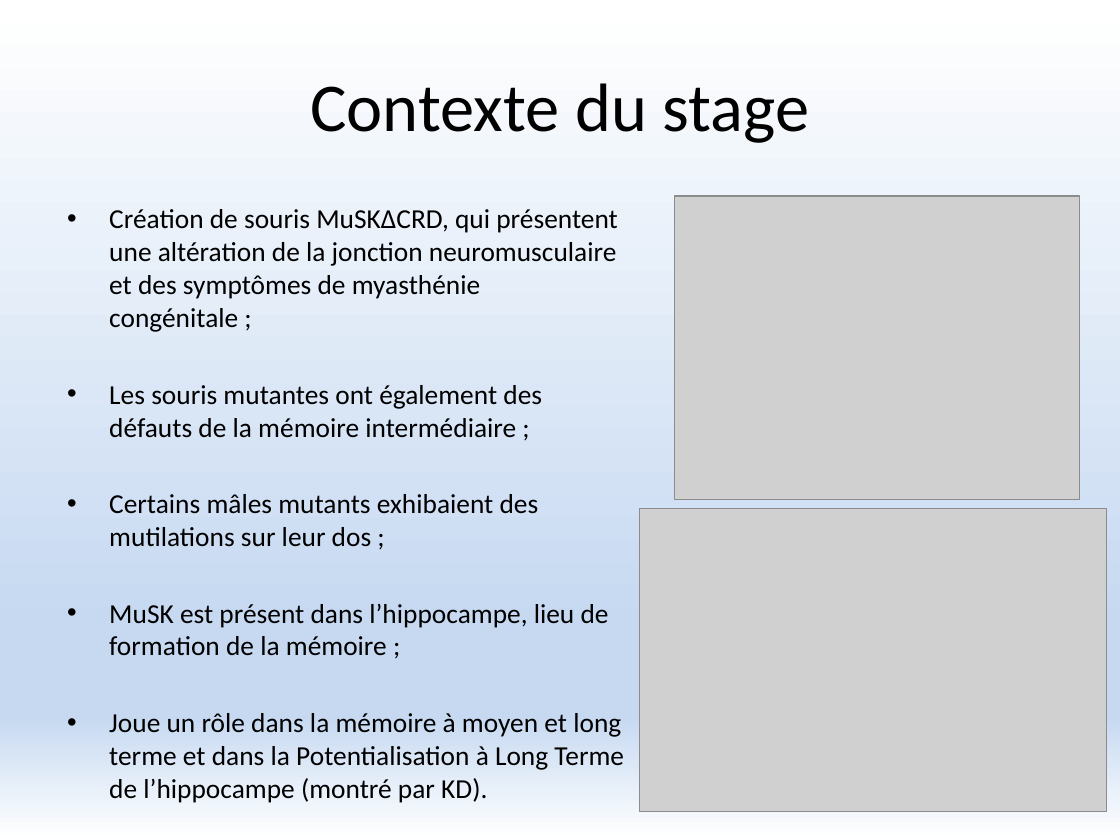
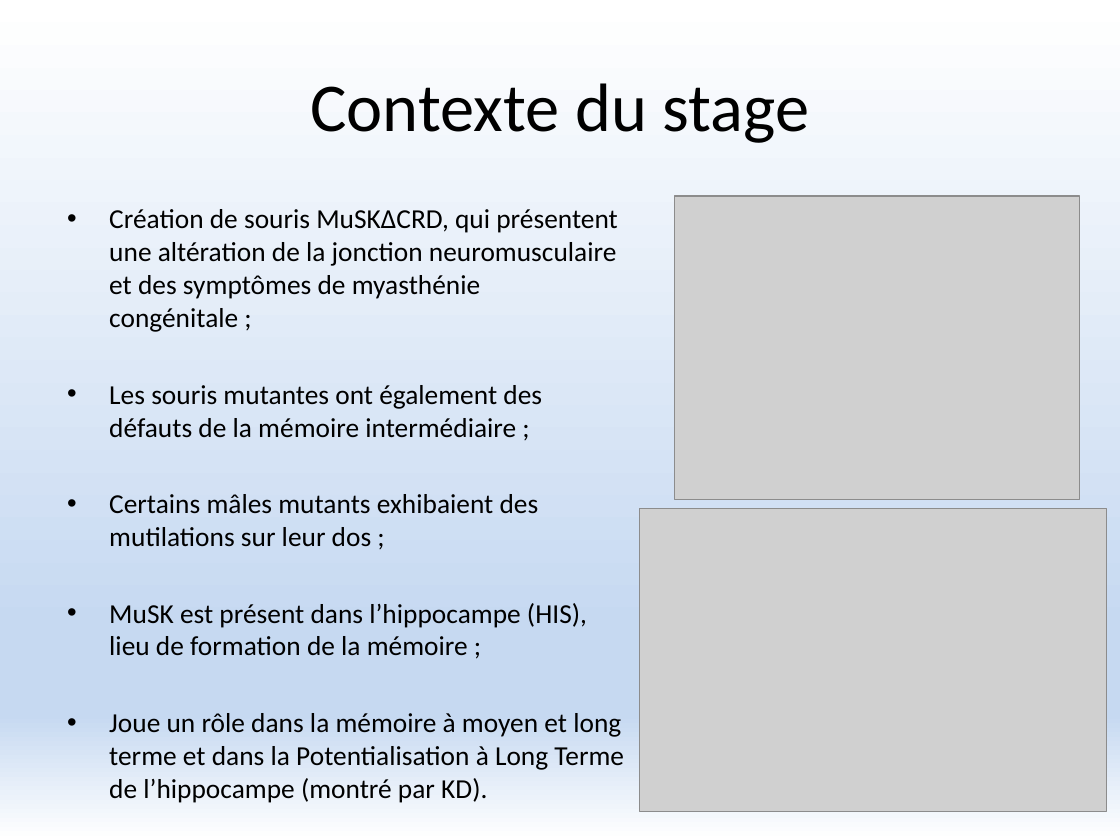
Before and after one commit to FlorentKl/rapport-m2, a slide deck: slide 4 of Présentation Oral.pptx. Drawn at 1120x840 pixels with LibreOffice and Linux fonts; fonts in the diff are those of the drawing; grey boxes stand for pictures. Boxes give left, top, right and bottom in pixels: in the first picture for what was removed or moved away, otherwise in the second. Text is boxed around its words. In the diff, an @@ line names an element or a change of style, - is before the commit and + after.

```diff
--- a/Présentation Oral.pptx
+++ b/Présentation Oral.pptx
@@ text at [109,603,587,656]: text changed @@
-• MuSK est présent dans l’hippocampe, lieu de formation de la mémoire ;
+• MuSK est présent dans l’hippocampe (HIS), lieu de formation de la mémoire ;
```
Also in this commit, not shown: 11 other slides changed.
